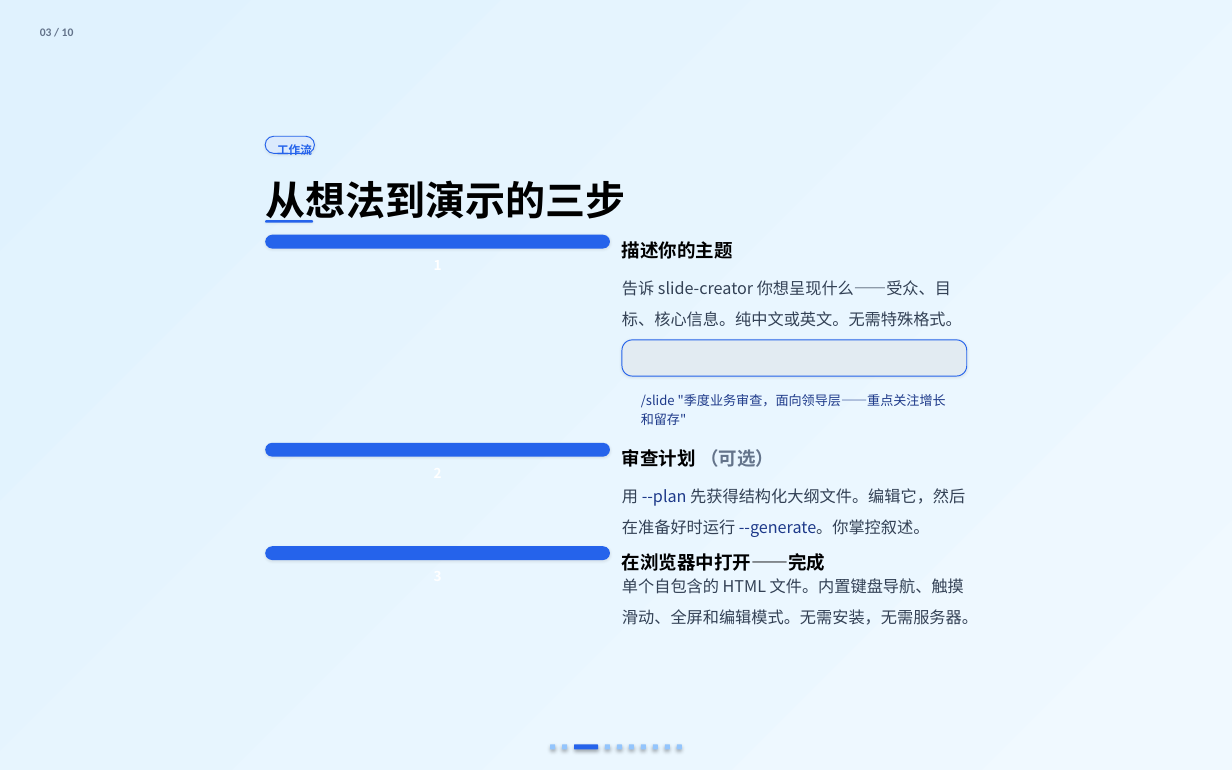
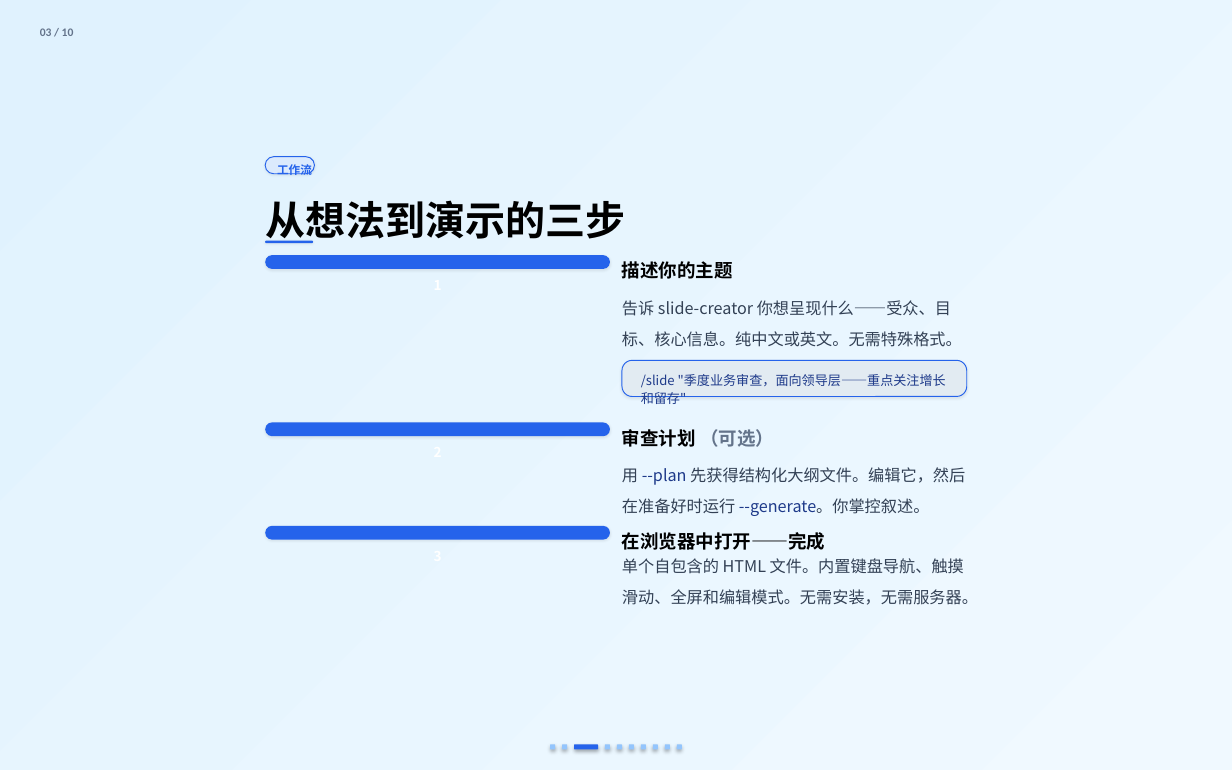
Before and after one commit to kaisersong/kai-export-ppt-lite, a slide deck: slide 3 of output.pptx. Drawn at 1232x770 pixels with LibreOffice and Linux fonts; fonts in the diff are those of the drawing. Boxes give left, top, right and bottom in pixels: in the first picture for what was removed or moved away, otherwise in the second. Text is boxed around its words. In the diff, an @@ line names an element or a change of style, - is before the commit and + after.

```diff
--- a/output.pptx
+++ b/output.pptx
@@ 4 texts, 4 rounded rectangles: place and size @@
-4 texts, 4 rounded rectangles at (265,136,967,376)
+4 texts, 4 rounded rectangles at (265,157,967,396)
@@ 5 texts, 2 rounded rectangles: place and size @@
-5 texts, 2 rounded rectangles at (265,394,978,625)
+5 texts, 2 rounded rectangles at (265,374,978,605)
```
Also in this commit, not shown: 7 other slides changed, 6 other files.
